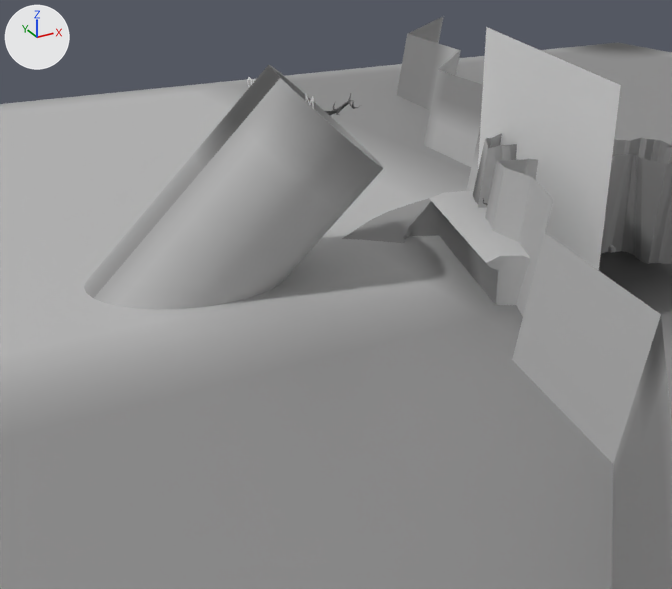
The FBX model Assets/Imports/Enviroment/Tutorial/tutorial.fbx: old version first, new version second.
One viewpoint serves both versions: a camera (50 mm lens) standing at (-2.7, -4.98, 2.13) and looking at (-0.23, -0.49, -0.12). Every picture has the same lights, and +X, +Y and +Z are marked at upper left. Where no turn or scale is listed for an object, it has been applied to the vertices.
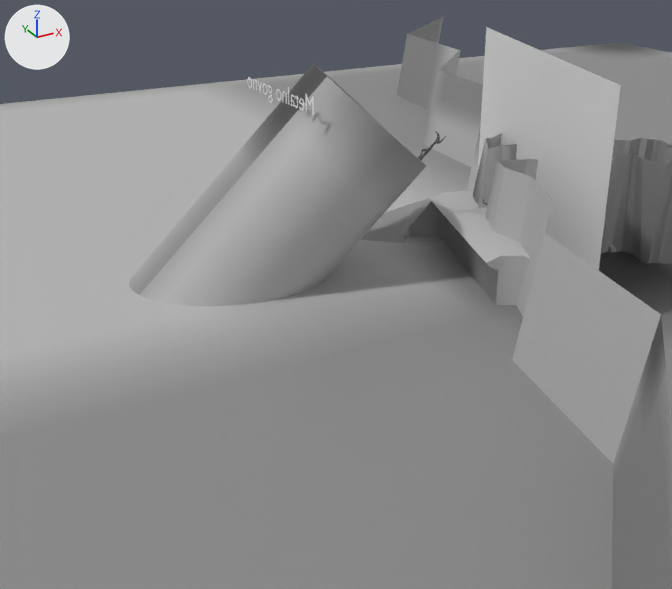
Changed parts and their boxes (x1, y1, x2, y2) in the pictures (672 x 589 px):
'Plane.007', moved
    before: (84, 65, 384, 309)
    after: (129, 63, 426, 306)
'Plane.004', moved, turned
    before: (325, 94, 361, 115)
    after: (418, 131, 446, 160)

The change in detail:
Object 'Plane.004' (ob_plane_004) moves from (-0.032, 0.005, 0.858) to (0.286, -0.487, 0.651).
Object 'Plane.004' (ob_plane_004) turns from (-54, -107, -81) to (147, -36, 68) degrees about x, y and z.
Object 'Plane.007' (ob_plane_007) moves from (-1.053, -0.082, -0.057) to (-0.814, -0.164, -0.057).
